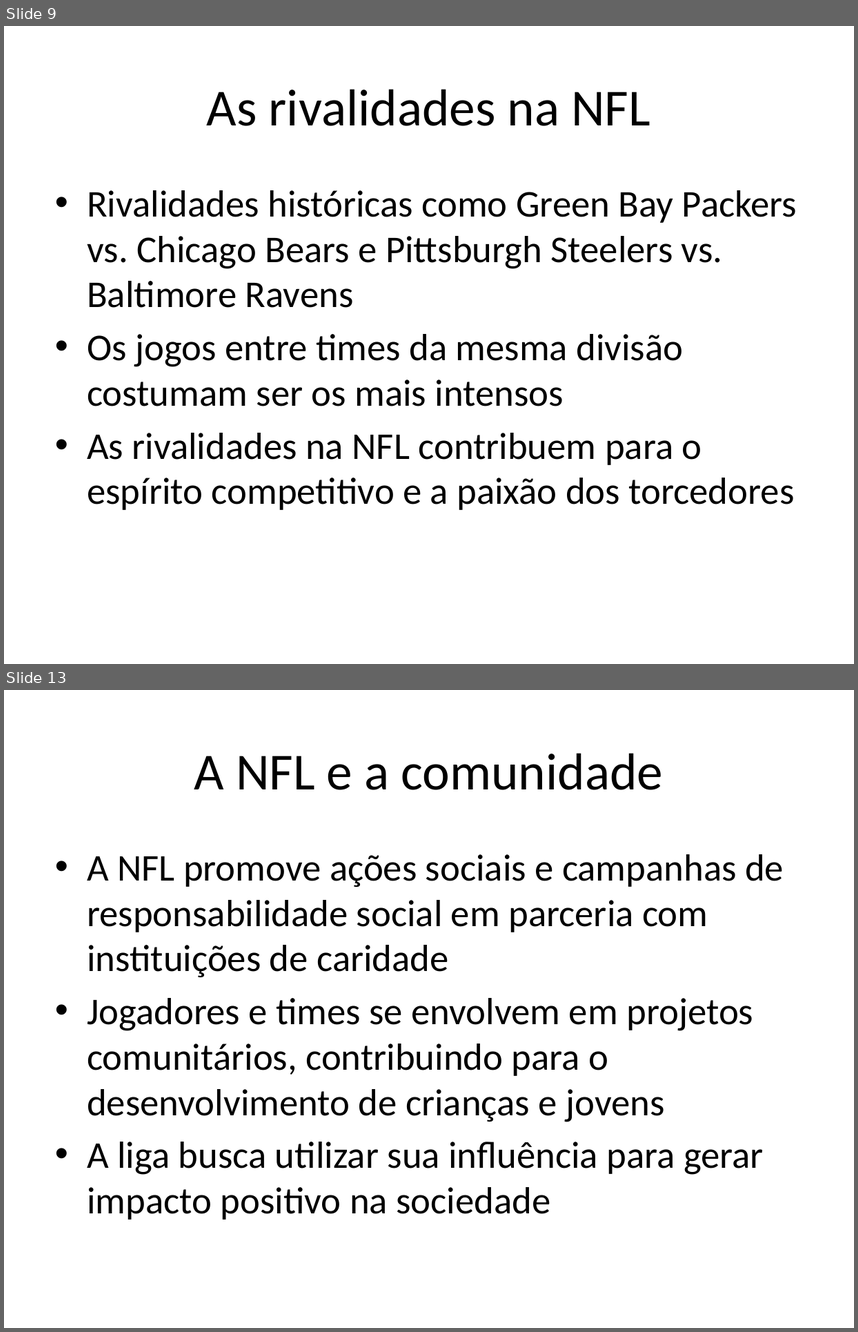
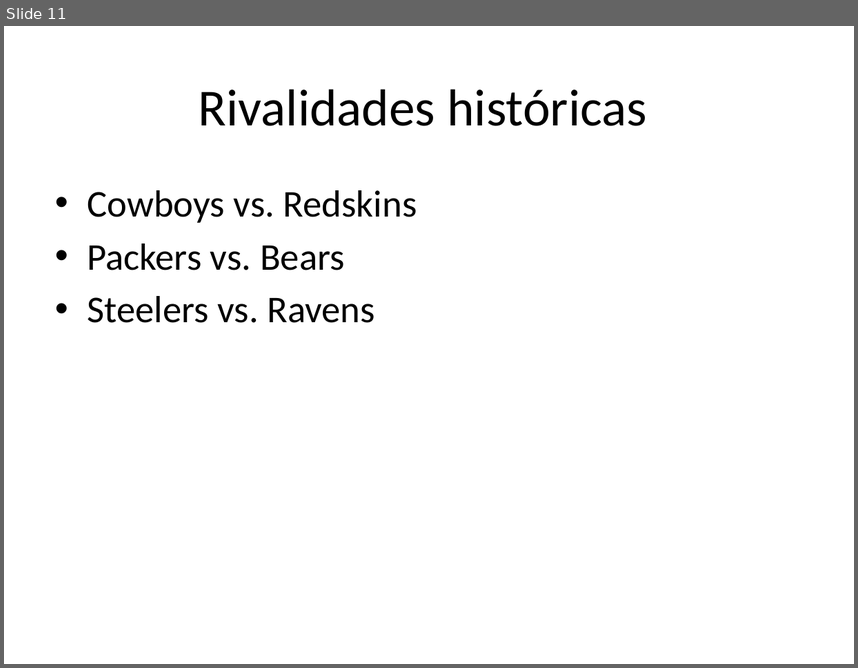
Before and after one commit to lcdlemos/EstagioNutes, a slide deck: IA/auto_apresentacao_IA.pptx. Shown one above the other, each under a label of ours: slides 9 and 13 before the commit, slide 11 after it; the slides between them are not shown. The pictures are 858x1332 and 858x668 pixels, drawn with LibreOffice and Linux fonts; fonts in the diff are those of the drawing. Boxes give left, top, right and bottom in pixels: in the first picture for what was removed or moved away, otherwise in the second. Text is boxed around its words. In the diff, an @@ line names an element or a change of style, - is before the commit and + after.

```diff
--- a/IA/auto_apresentacao_IA.pptx
+++ b/IA/auto_apresentacao_IA.pptx
@@ slide 13 removed at (4,690,854,1328), background #FFFFFF @@
@@ title removed at (194,753,663,790) @@
-A NFL e a comunidade
@@ text removed at (87,854,784,1219) @@
-• A NFL promove ações sociais e campanhas de responsabilidade social em parceria com instituições de caridade
-• Jogadores e times se envolvem em projetos comunitários, contribuindo para o desenvolvimento de crianças e jovens
-• A liga busca utilizar sua influência para gerar impacto positivo na sociedade
@@ what was slide 9 is now slide 11 @@
@@ slide 11 changed as well @@
@@ title at (199,89,647,126): text changed @@
-As rivalidades na NFL
+Rivalidades históricas
@@ text at (87,190,417,323): text changed @@
-• Rivalidades históricas como Green Bay Packers vs. Chicago Bears e Pittsburgh Steelers vs. Baltimore Ravens
-• Os jogos entre times da mesma divisão costumam ser os mais intensos
-• As rivalidades na NFL contribuem para o espírito competitivo e a paixão dos torcedores
+• Cowboys vs. Redskins
+• Packers vs. Bears
+• Steelers vs. Ravens
```
Also in this commit, not shown: 8 other slides changed, 9 slides added, 4 other slides removed, 7 other files.
